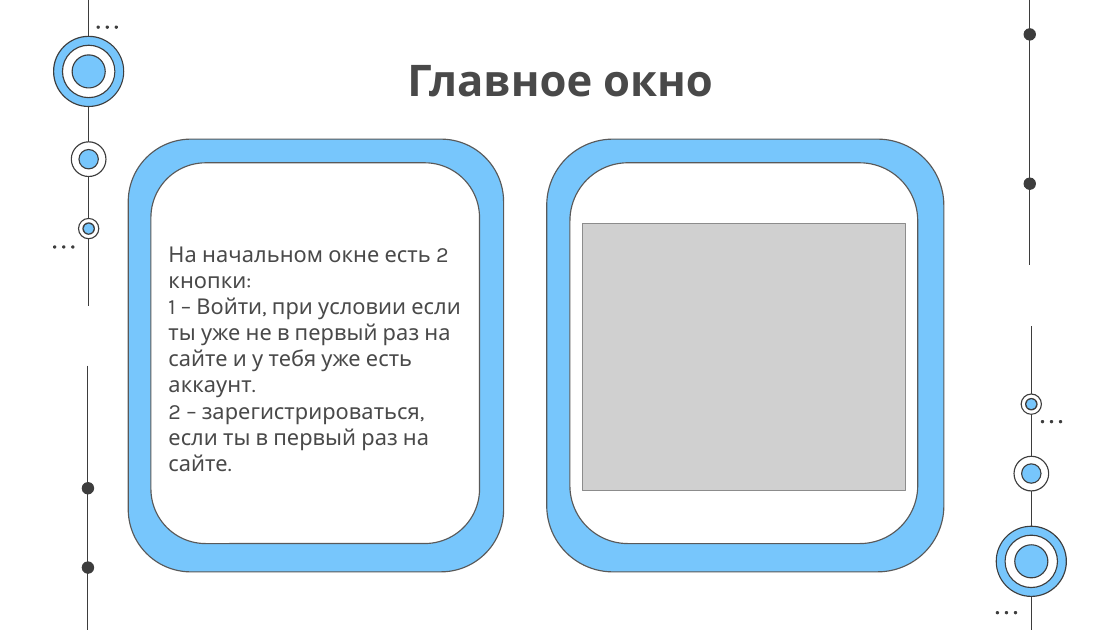
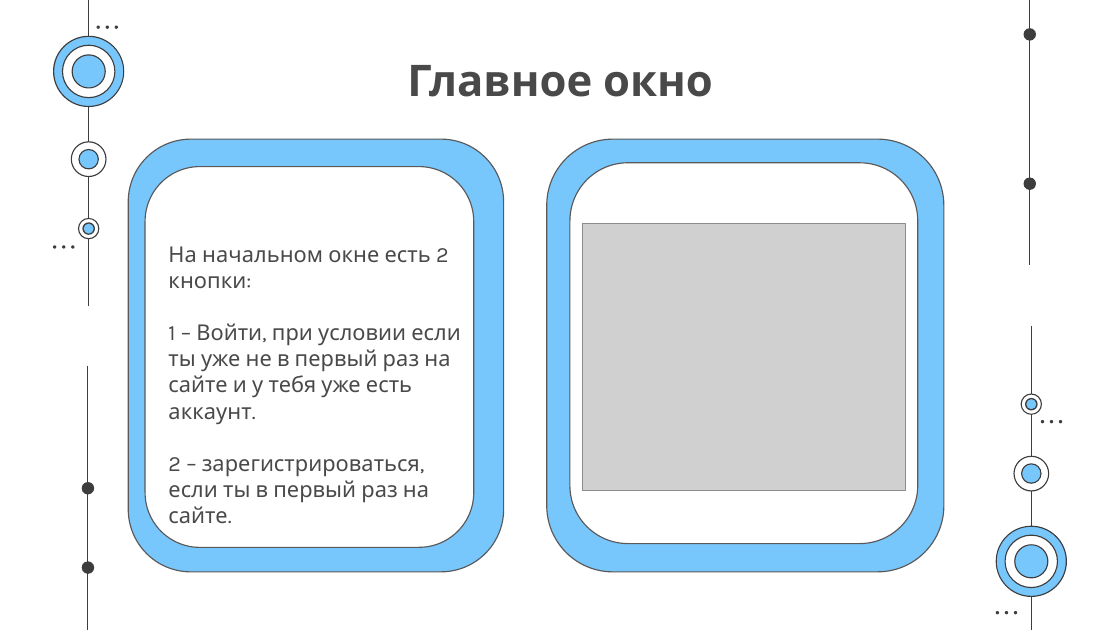
Before and after one commit to Blezer123/Project_Site_Yandex, a slide deck: slide 4 of Презентация.pptx. Drawn at 1120x630 pixels with LibreOffice and Linux fonts; fonts in the diff are those of the drawing; grey boxes stand for pictures. Boxes give left, top, right and bottom in pixels: in the first picture for what was removed or moved away, otherwise in the second. Text is boxed around its words. In the diff, an @@ line names an element or a change of style, - is before the commit and + after.

```diff
--- a/Презентация.pptx
+++ b/Презентация.pptx
@@ rounded rectangle: place and size @@
-rounded rectangle at [151,162,479,543]
+rounded rectangle at [146,167,474,548]
@@ subtitle "На начальном окне есть 2 ..." rewrapped from [168,246,460,471] to [168,246,460,523] @@
```
Also in this commit, not shown: 5 other slides changed, 1 slide removed.
